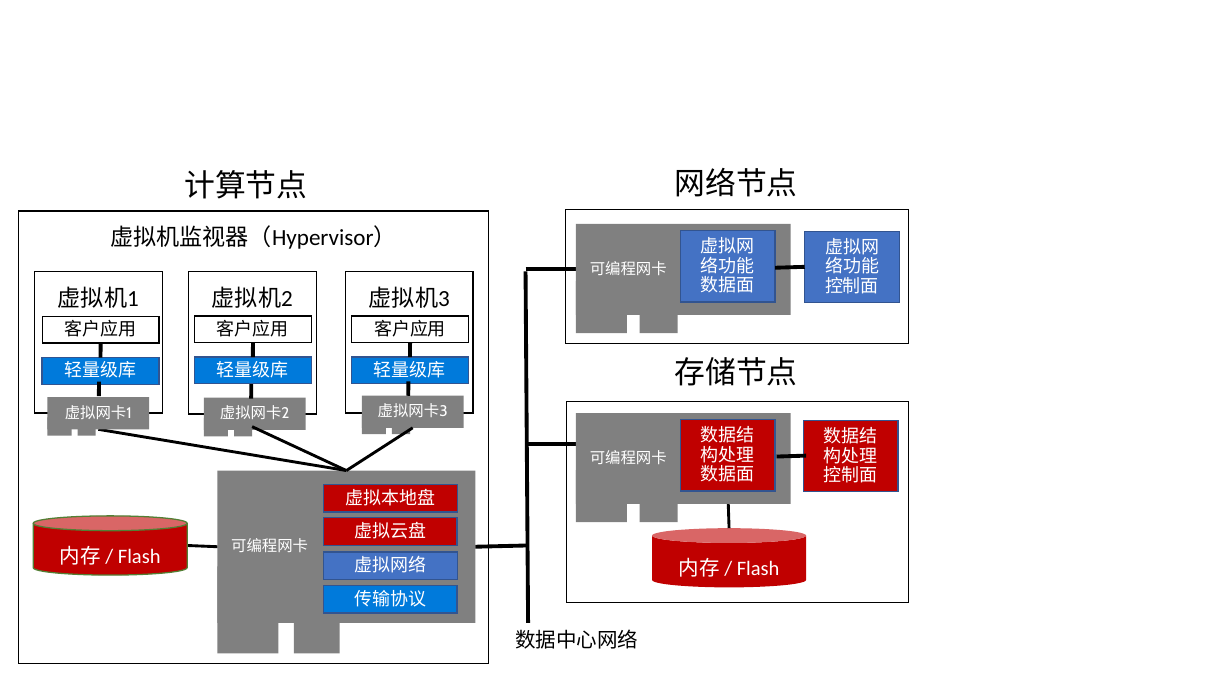
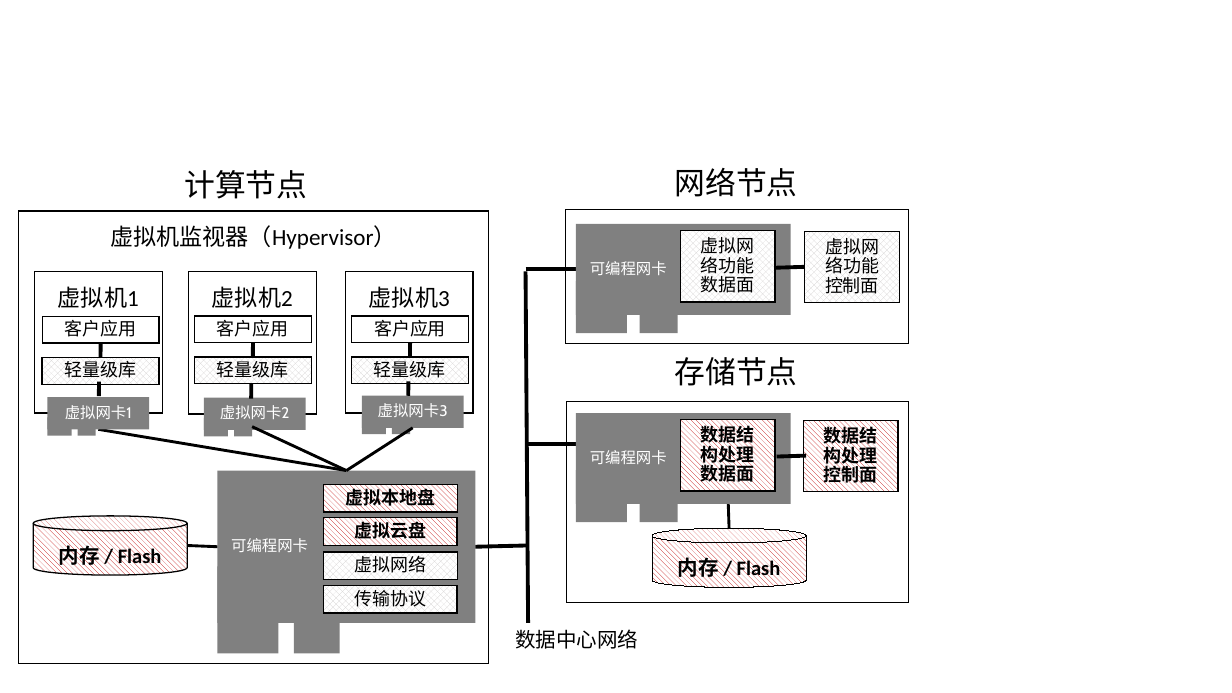
Before and after one commit to bojieli/thesis, a slide deck: slide 1 of chapters/kvdirect/figure/sys_arch.pptx. Drawn at 1232x693 pixels with LibreOffice and Linux fonts; fonts in the diff are those of the drawing. Boxes give left, top, right and bottom in pixels: in the first picture for what was removed or moved away, otherwise in the second. Text is boxed around its words. In the diff, an @@ line names an element or a change of style, - is before the commit and + after.

```diff
--- a/chapters/kvdirect/figure/sys_arch.pptx
+++ b/chapters/kvdirect/figure/sys_arch.pptx
@@ text colour #FFFFFF to #000000; fill #4472C4 to pattern #D0CECE on #FFFFFF; outline #325491 1 pt to #000000 1 pt in 3 elements at box(323, 552, 457, 579), box(681, 231, 775, 302), box(805, 231, 899, 302) @@
@@ text colour #FFFFFF to #000000, bold on; fill #C00000 to pattern #C00000 on #FFFFFF; outline #325491 1 pt to #000000 1 pt in 4 elements at box(323, 484, 457, 512), box(323, 518, 457, 545), box(681, 420, 775, 491), box(803, 421, 897, 492) @@
@@ cylinder "内存 / Flash" at box(33, 516, 188, 575): text colour #FFFFFF to #000000, bold on; fill #C00000 to pattern #C00000 on #FFFFFF; outline #538035 1 pt to #000000 1 pt @@
@@ cylinder "内存 / Flash" at box(653, 529, 807, 588): text colour #FFFFFF to #000000, bold on; fill #C00000 to pattern #C00000 on #FFFFFF; outline none to #000000 0.75 pt @@
@@ text colour #FFFFFF to #000000; fill #007ADB to pattern #D0CECE on #FFFFFF; outline #325491 1 pt to #000000 1 pt in 4 elements at box(43, 358, 160, 384), box(194, 358, 311, 384), box(351, 358, 469, 384), box(323, 585, 457, 613) @@
```
Also in this commit, not shown: 11 other files.
